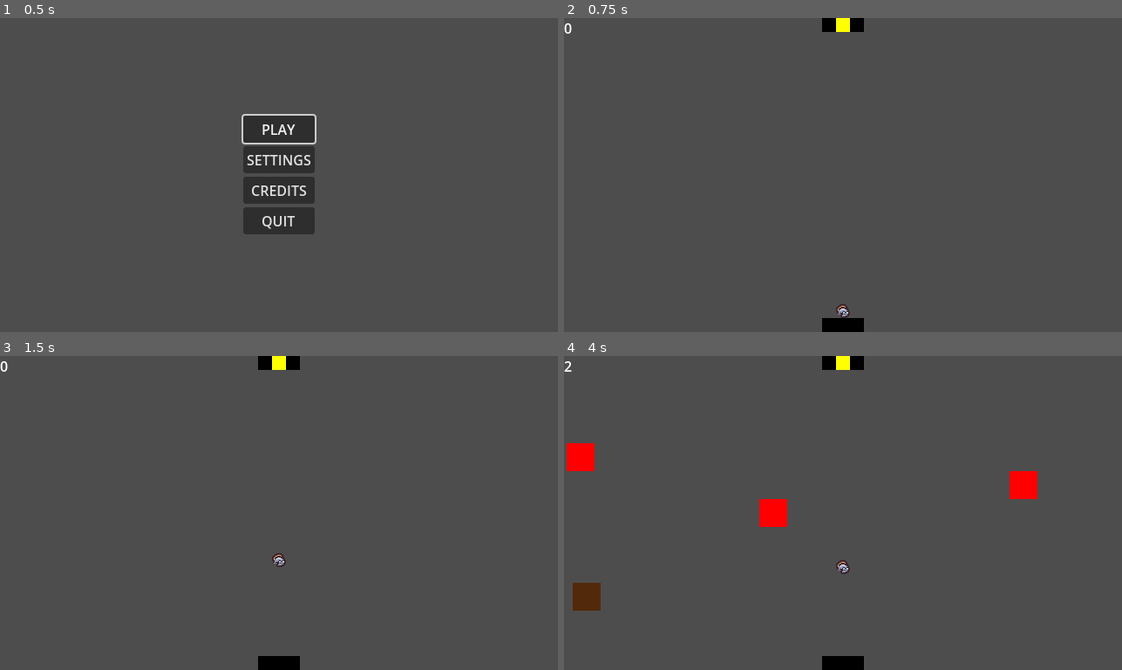
Above: before the commit, frames 1-4 (two rows, left to right).
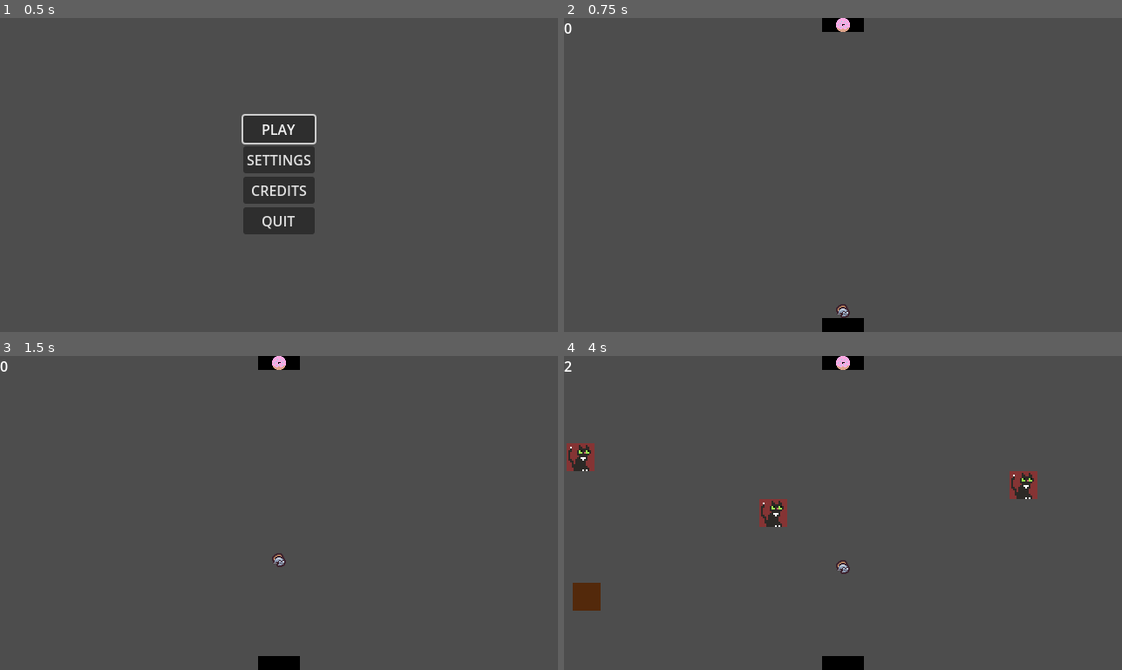
Above: after the commit, the same moments.

Repository: SpoopCats/FiniteStateMachine
Game: Godot game, scene res://scenes/UI/start_menu/start_menu.tscn
Same seed, same stepped clock (60 frames per second), same inputs: the game is played once before the commit and once after it.
Inputs:
- Up to frame 1 (0.5 s): no input
- Up to frame 2 (0.75 s): click "PLAY" at 0.5 s
- Up to frame 3 (1.5 s): tap Enter (ui_accept) at 1.25 s
- Up to frame 4 (4 s): tap Enter (ui_accept) at 1.52, 2.27, 3.77 s

Frame 1 is identical in both runs. In frame 2, 0.1% of the frame differs, in the area x 48-52%, y 0-5%; in frame 3, 0.1%; in frame 4, 1.4%, in the area x 0-85%, y 0-55%.

Commit message:
Beginning art process
Randomized food script made for food.tscn, color palette selected, and cat added as placeholder for enemy.

Diff:
--- a/scenes/game_objects/enemy/enemy.tscn
+++ b/scenes/game_objects/enemy/enemy.tscn
@@ -1,6 +1,7 @@
-[gd_scene load_steps=3 format=3 uid="uid://cl5cnqewu3v31"]
+[gd_scene load_steps=4 format=3 uid="uid://cl5cnqewu3v31"]
 
 [ext_resource type="Script" path="res://scenes/game_objects/enemy/enemy.gd" id="1_kut5w"]
+[ext_resource type="Texture2D" uid="uid://djstadp7wc0e6" path="res://sprites/cat.png" id="2_5jpq7"]
 
 [sub_resource type="RectangleShape2D" id="RectangleShape2D_sojfq"]
 size = Vector2(32, 32)
@@ -17,7 +18,11 @@
 offset_right = 16.0
 offset_bottom = 16.0
 pivot_offset = Vector2(16, 16)
-color = Color(1, 0, 0, 1)
+color = Color(1, 0, 0, 0.317647)
 
 [node name="CollisionShape2D" type="CollisionShape2D" parent="."]
 shape = SubResource("RectangleShape2D_sojfq")
+
+[node name="Sprite2D" type="Sprite2D" parent="."]
+scale = Vector2(0.2, 0.2)
+texture = ExtResource("2_5jpq7")
--- /dev/null
+++ b/scenes/game_objects/food/food.gd
@@ -0,0 +1,14 @@
+extends Node2D
+
+@export var food_textures: Array[Texture] = []
+@onready var sprite_2d: Sprite2D = $Sprite2D
+
+
+# Called when the node enters the scene tree for the first time.
+func _ready() -> void:
+	sprite_2d.texture = food_textures.pick_random()
+
+
+# Called every frame. 'delta' is the elapsed time since the previous frame.
+func _process(delta: float) -> void:
+	pass
--- a/scenes/game_objects/food/food.tscn
+++ b/scenes/game_objects/food/food.tscn
@@ -1,12 +1,14 @@
-[gd_scene format=3 uid="uid://brea3ejwmo2bu"]
+[gd_scene load_steps=5 format=3 uid="uid://brea3ejwmo2bu"]
+
+[ext_resource type="Script" path="res://scenes/game_objects/food/food.gd" id="1_2x171"]
+[ext_resource type="Texture2D" uid="uid://d3yuktaahc4uj" path="res://sprites/apple-16x16.png" id="2_imhhl"]
+[ext_resource type="Texture2D" uid="uid://c81dp66ru802t" path="res://sprites/chicken-drumstick16x16.png" id="3_vs0hl"]
+[ext_resource type="Texture2D" uid="uid://k5400ogvvuj6" path="res://sprites/donut-2-16x16.png" id="4_isg2m"]
 
 [node name="Food" type="Node2D" groups=["food"]]
-position = Vector2(656, -16)
+position = Vector2(284, 131)
+script = ExtResource("1_2x171")
+food_textures = Array[Texture]([ExtResource("2_imhhl"), ExtResource("3_vs0hl"), ExtResource("4_isg2m")])
 
-[node name="ColorRect" type="ColorRect" parent="."]
-offset_left = -8.0
-offset_top = -8.0
-offset_right = 8.0
-offset_bottom = 8.0
-pivot_offset = Vector2(8, 8)
-color = Color(1, 1, 0, 1)
+[node name="Sprite2D" type="Sprite2D" parent="."]
+texture = ExtResource("2_imhhl")
Not shown, changed: credits.txt
Not shown, changed: sounds/music/ReClaimed.mp3.import
Binary file added: sprites/apple-16x16.png
Not shown, added: sprites/apple-16x16.png.import
Binary file added: sprites/cat.png
Not shown, added: sprites/cat.png.import
Binary file added: sprites/chicken-drumstick16x16.png
Not shown, added: sprites/chicken-drumstick16x16.png.import
Binary file added: sprites/donut-2-16x16.png
Not shown, added: sprites/donut-2-16x16.png.import
